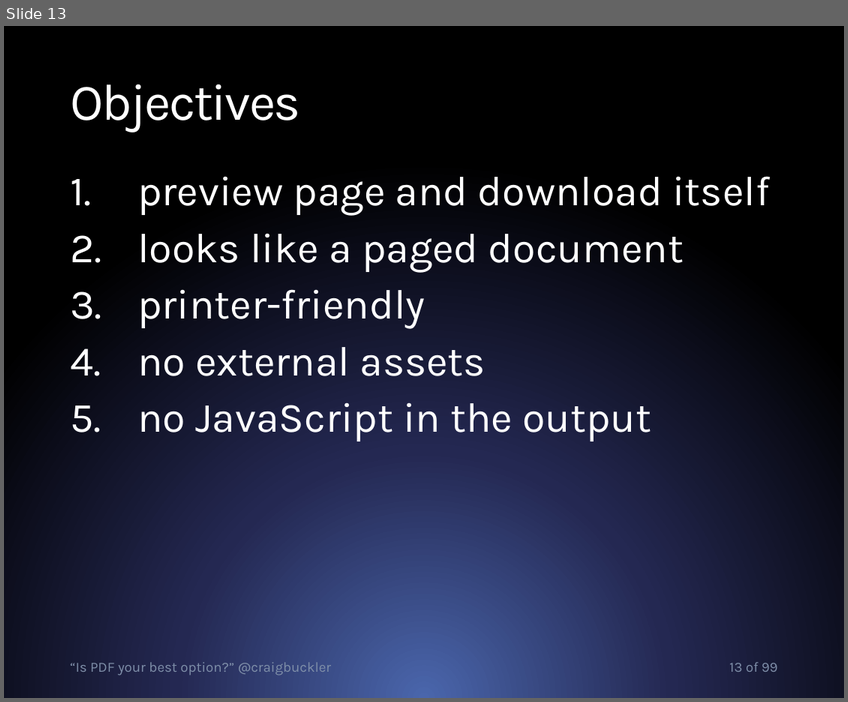
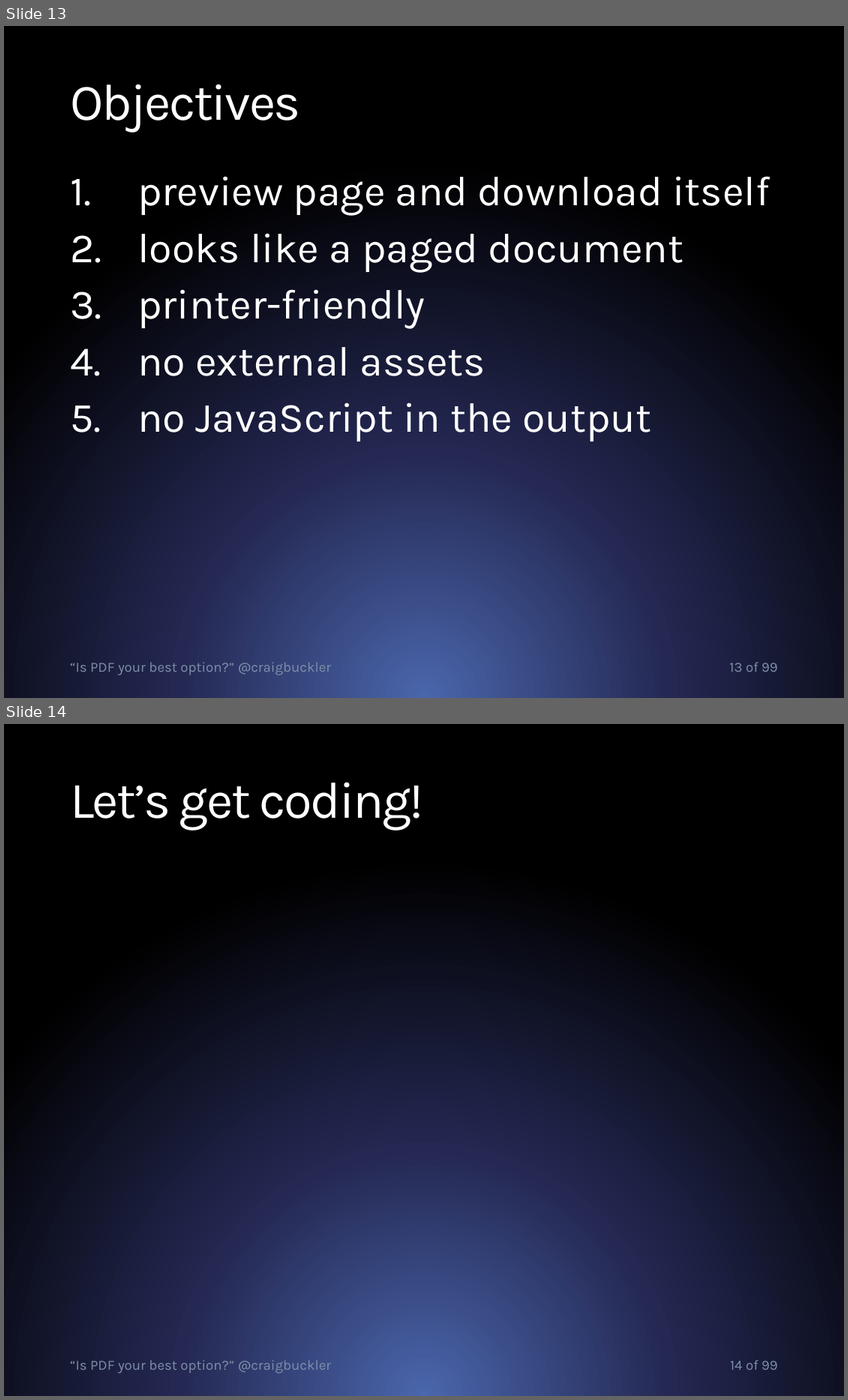
Before and after one commit to craigbuckler/html5-export, a slide deck: craigbuckler-pdf-html.pptx. Shown one above the other, each under a label of ours: slide 13 before the commit, slides 13 and 14 after it. The pictures are 848x702 and 848x1400 pixels, drawn with LibreOffice and Linux fonts; fonts in the diff are those of the drawing. Boxes give left, top, right and bottom in pixels: in the first picture for what was removed or moved away, otherwise in the second. Text is boxed around its words. In the diff, an @@ line names an element or a change of style, - is before the commit and + after.

```diff
--- a/craigbuckler-pdf-html.pptx
+++ b/craigbuckler-pdf-html.pptx
@@ slide 14 added at (4, 724, 844, 1396), background gradient #4A66AC to #242852 to #000000 @@
@@ title added at (70, 782, 424, 830), 44.3 pt, text #FFFFFF @@
+Let’s get coding!
@@ text added at (70, 1360, 331, 1374), 12.1 pt, text #7F8FA9 @@
+“Is PDF your best option?” @craigbuckler
@@ page number added at (730, 1360, 778, 1370), 12.1 pt, text #7F8FA9 @@
+14 of 99
```
Also in this commit, not shown: 1 slide changed, 4 other slides added, 6 other files.
